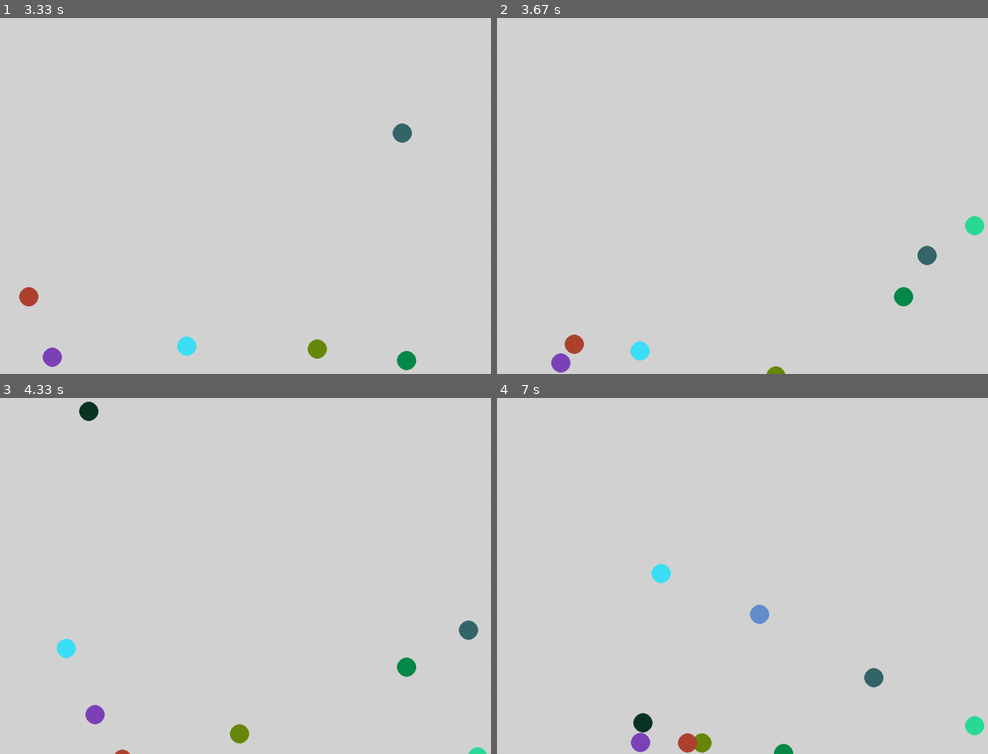
Above: before the commit, frames 1-4 (two rows, left to right).
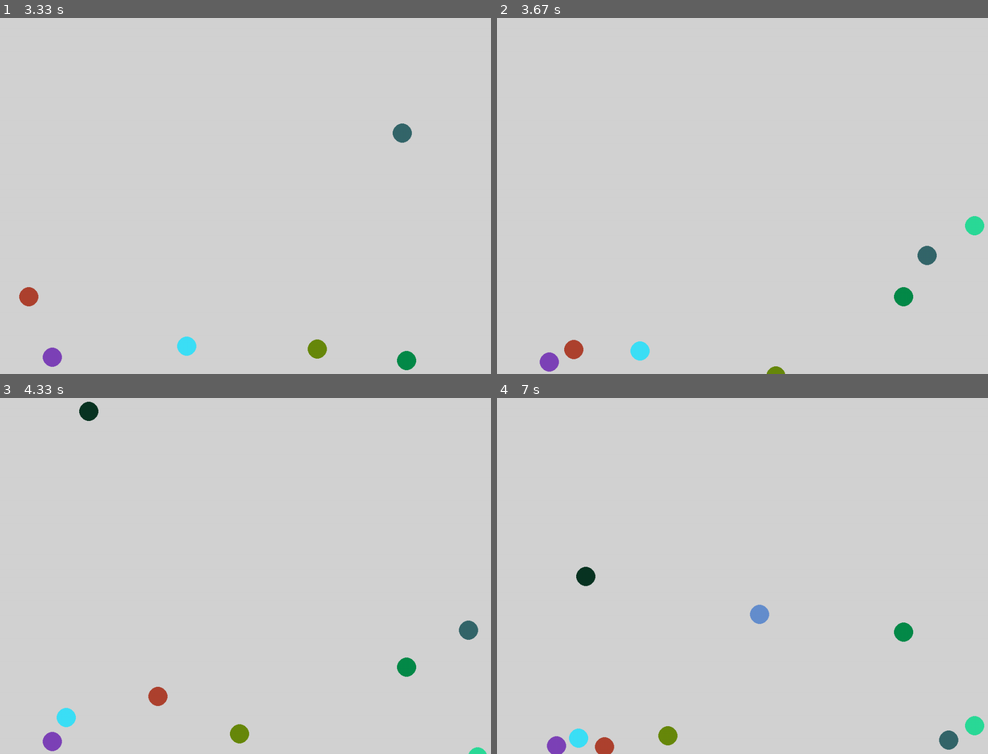
Above: after the commit, the same moments.

Repository: sydneyweidman/pygametest
Game: pygame game, started from sprtest.py
The game is run twice, just before and just after one commit, with the same random seed, the same clock (stepped at 60 frames per second) and the same inputs. The source is Python 2; it was converted automatically to run under Python 3.
Inputs (mouse positions are in pixels of both pictures, inside the frame that each line leads up to):
- Up to frame 1 (3.33 s): press the mouse at (93, 352) at 0.37 s; move the mouse to (162, 220) at 0.47 s; release the mouse at (225, 89) at 0.6 s; press the mouse at (368, 309) at 0.7 s; move the mouse to (220, 302) at 0.8 s; release the mouse at (73, 295) at 0.93 s; press the mouse at (392, 228) at 1.03 s; move the mouse to (412, 256) at 1.13 s; release the mouse at (432, 285) at 1.27 s; press the mouse at (427, 352) at 1.37 s; move the mouse to (279, 327) at 1.47 s; release the mouse at (137, 302) at 1.6 s; press the mouse at (397, 341) at 1.7 s; move the mouse to (274, 210) at 1.8 s; release the mouse at (152, 78) at 1.93 s; tap A at 2, 2.67 s; press the mouse at (127, 309) at 2.37 s; move the mouse to (93, 263) at 2.47 s; release the mouse at (63, 220) at 2.6 s; press the mouse at (407, 370) at 3.03 s; move the mouse to (309, 224) at 3.13 s; release the mouse at (216, 78) at 3.27 s
- Up to frame 2 (3.67 s): tap A at 3.33 s
- Up to frame 3 (4.33 s): press the mouse at (274, 753) at 3.7 s; move the mouse to (274, 608) at 3.8 s; release the mouse at (274, 465) at 3.93 s; tap A at 4 s
- Up to frame 4 (7 s): press the mouse at (732, 732) at 4.37 s; move the mouse to (825, 629) at 4.47 s; release the mouse at (914, 526) at 4.6 s; press the mouse at (732, 732) at 4.7 s; move the mouse to (767, 632) at 4.8 s; release the mouse at (801, 536) at 4.93 s; tap A at 5 s; press the mouse at (693, 743) at 5.37 s; move the mouse to (747, 647) at 5.47 s; release the mouse at (801, 554) at 5.6 s; press the mouse at (629, 732) at 5.7 s; move the mouse to (619, 650) at 5.8 s; release the mouse at (605, 568) at 5.93 s; press the mouse at (629, 732) at 6.03 s; move the mouse to (634, 640) at 6.13 s; release the mouse at (634, 543) at 6.27 s; press the mouse at (683, 736) at 6.37 s; move the mouse to (762, 622) at 6.47 s; release the mouse at (840, 504) at 6.6 s; press the mouse at (683, 736) at 6.7 s; move the mouse to (737, 636) at 6.8 s; release the mouse at (796, 533) at 6.93 s

Frame 1 is identical in both runs. In frame 2, 0.4% of the frame differs, in the area x 8-18%, y 88-100%; in frame 3, 0.9%; in frame 4, 2.3%, in the area x 10-94%, y 46-100%.

Commit message:
Added some event handlers

Diff:
--- a/game.py
+++ b/game.py
@@ -1,123 +1,154 @@
 import optparse
-import random
 import sys
-
 import pygame
-from pygame import Rect
-from pygame.locals import QUIT, KEYDOWN, MOUSEBUTTONDOWN, K_n, K_q, K_s
-
-import mapdata
+from pygame.locals import QUIT, KEYDOWN, MOUSEBUTTONDOWN
+from pygame.locals import K_n, K_q, K_s, K_p
+from mapdata import HOME, stars, BLUE, GREEN
 
 parser = optparse.OptionParser()
-parser.add_option('-n', '--name', default=[], action='append')
-parser.add_option('-c', '--color', default=[], action='append')
 
-class Player(object):
+WINDOW = pygame.Rect(0, 0, 690, 710)
 
-    def __init__(self, screen, name, color):
-        """Create a player
+class Slot(pygame.Rect):
 
-        Arguments:
-        - `name`: The player's name'
-        - `color`: The player's color'
-        """
-        self.screen = screen
-        self.name = name
-        self.color = color
-        self.pegs = []
-        for p in mapdata.HOME[color]:
-            self.pegs.append(GamePeg(color, p))
-
-    def nextpeg(self):
-        for p in self.pegs:
-            yield p
-
-    def roll(self):
-        """Roll the die
-        """
-        return random.randint(1,6)
-
-    def move(self, peg, value):
-        peg.move(value)
+    def __init__(self, stype, top, left, width=40, height=40, nextslot=None, prevslot=None, ctrslot=None, token=None):
+        super(Slot, self).__init__((top, left, width, height))
+        self.stype = stype
+        self.nextslot = nextslot
+        self.prevslot = prevslot
+        self.ctrslot = ctrslot
+        self.token = token
 
 class GameBoard(object):
     """A game board
     """
-    bubble = Rect(290,200,100,100)
 
-    max_players = 4
-
-    def __init__(self, mode=(640,480)):
+    def __init__(self, mode=(690,710)):
         """Create and initialize the game board
         """
         self.screen = pygame.display.set_mode(mode)
-        self.background = pygame.image.load('images/bgnd.bmp').convert()
-        self.started = False
-        self.players = []
-        self.player_count = 0
-        self.whose_turn = 0
-        self.colors_in_use = []
-        self.number_rolled = None
+        self.background = pygame.image.load('images/board.png').convert()
+        self.slots = []
+        self.tokens = {}
+        self._setup_slots()
+        self._setup_tokens()
+        self.current_color = BLUE
+        self.active_token = self.tokens[self.current_color].sprites()[0]
+        self.active_token.selected = True
+        self.current_slot = self.slots[0]
 
-    def take_turn(self):
-        """Process a player's turn
-        """
-        if not self.started:
-            self.started = True
-        self.whose_turn += 1
-        if self.whose_turn >= self.player_count:
-            self.whose_turn = 0
-        player = self.players[self.whose_turn]
-        self.number_rolled = player.roll()
-        return self.number_rolled
+    def _setup_slots(self):
+        for s in stars:
+            if s != 'center':
+                self.slots.append(Slot('ring', *stars[s][0]))
+            else:
+                self.slots.append(Slot('center', *stars['center'][0]))
+        for idx, slot in enumerate(self.slots):
+            slot.nextslot = self.slots[(idx + 1) % 8]
+            slot.prevslot = self.slots[(idx - 1) % 8]
 
-    def add_player(self, name, color):
-        """Add a player to the game
+    def _setup_tokens(self):
+        # set up tokens
+        for color in HOME:
+            self.tokens[color] = pygame.sprite.Group()
+            for tokenpos in HOME[color]:
+                token = Token(self.screen, color, tokenpos)
+                self.tokens[color].add(token)
 
-        Arguments:
-        - `name`: Player's name'
-        - `color`: One of mapdata.RED, mapdata.BLUE, mapdata.GREEN, mapdata.YELLOW
-        """
-        # Check that name and color are unique
-        for p in self.players:
-            if name == p.name:
-                raise ValueError("The name %s is already in use" % (name,))
-            if color == p.color:
-                raise ValueError("The color %s is already taken by %s" % (mapdata.COLOR_NAME[color], p.name))
-        if len(self.players) >= self.max_players:
-            raise ValueError("No more than %s players can join" % self.max_players)
-        player = Player(self.screen, name, color)
-        self.players.append(player)
-        self.player_count += 1
-        return player
+    def onKeyDown(self, event):
+        """Handle keyboard events"""
+        if event.key == K_s:
+            print "Starting game"
+            return
+        if event.key == K_n:
+            if self.current_slot.nextslot.token:
+                print "That space is occupied"
+                return
+            self.current_slot = self.current_slot.nextslot
+            self.screen.blit(self.background, (0,0))
+            self.active_token.move((self.current_slot.x, self.current_slot.y))
+            self.active_token.draw()
+            return
+        if event.key == K_p:
+            if self.current_slot.prevslot.token:
+                print "That space is occupied"
+                return
+            self.current_slot = self.current_slot.prevslot
+            self.screen.blit(self.background, (0,0))
+            self.active_token.move((self.current_slot.x, self.current_slot.y))
+            self.active_token.draw()
+            return
+        if event.key == K_q:
+            self.onQuit(event)
 
-class GamePeg(pygame.sprite.Sprite):
-    """A peg in the board. There can be 0 - 4 in play at any given time.
+    def onMouseButtonDown(self, event):
+        """Handle mouse events"""
+        print "Click: %s" % (event.pos,)
+        # if a token has been selected previously, move it to the destination of the click
+        # as long as the spot is not occupied
+        if self.active_token:
+            if self.active_token.selected:
+                self.active_token.selected = False
+            for slot in self.slots:
+                print "Slot %s" % slot
+                if slot.collidepoint(event.pos):
+                    print "Hit slot"
+                    if slot.token:
+                        print "That space is occupied"
+                        return
+                    self.active_token.move((slot.x, slot.y))
+                    slot.token = self.active_token
+                    self.active_token.selected = False
+                    self.active_token = None
+                    break
+        else:
+            for color in HOME:
+                for token in self.tokens[color]:
+                    if token.rect.collidepoint(event.pos):
+                        print "hit"
+                        self.active_token = token
+                        token.selected = True
+        return
+
+    def onQuit(self, event):
+        sys.exit()
+
+class Token(pygame.sprite.Sprite):
+    """A peg in the board. 3 Tokens are placed on the board at the beginning of the game.
     """
-    radius = 10
+    radius = 20
 
-    def __init__(self, color, pos):
+    def __init__(self, screen, color, pos):
         """
         """
         pygame.sprite.Sprite.__init__(self)
-        self.image = pygame.Surface((24,24))
+        self.image = pygame.Surface((40, 40))
+        self.screen = screen
         self.pos = pos
         self.color = color
-        self.image.fill(self.color)
-        self.rect = pygame.draw.circle(self.image, self.color, self.pos, self.radius, 0)
+        self.selected = False
+        self.rect = pygame.draw.circle(self.screen, self.color, self.pos, self.radius, 0)
+        self.image.fill((255,255,255,255))
 
-    def draw(self, screen):
-        screen.blit(self.image,(0,0))
-        self.rect = pygame.draw.circle(screen, self.color, self.pos, self.radius, 0)
+    def _draw(self):
+        self.rect = pygame.draw.circle(self.screen, self.color, self.pos, self.radius, 0)
+        if self.selected:
+            self.image.fill((0, 0, 0, 0))
+        else:
+            self.image.fill((255, 255, 255, 255))
 
-    def update(self, screen):
-        screen.blit(self.image, (0,0))
-        self.rect = pygame.draw.circle(self.image, self.color, self.pos, self.radius, 0)
+    def draw(self):
+        self._draw()
 
-    def move(self, newpos):
+    def update(self):
+        self._draw()
+
+    def move(self, to_slot):
         """Move the peg to a new position.
         """
-        self.pos = newpos
+        self.pos = to_slot
+        self.rect = to_slot
+
 
 def main(*args, **kwargs):
     """Start the main loop
@@ -129,56 +160,22 @@
     print kwargs
     pygame.init()
     game = GameBoard()
+    active_token = None
     screen = game.screen
     screen.blit(game.background, (0,0))
-    if 'name' in kwargs:
-        for idx, n in enumerate(kwargs['name']):
-            color = mapdata.COLOR_VALUE[kwargs['color'][idx]]
-            game.add_player(n,color)
-    pegpos = 0
-    pegobj = GamePeg(color, mapdata.HOME[color][0])
-    allpegs = pygame.sprite.Group(pegobj)
-    for p in game.players:
-        for pg in p.pegs:
-            allpegs.add(pg)
+    slot = game.slots[0]
     while 1:
         for event in pygame.event.get():
-            if event.type == KEYDOWN and event.key == K_s:
-                print "Starting game"
-                for player in game.players:
-                    print "%s is %s" % (player.name, mapdata.COLOR_NAME[player.color],)
-                print "It is %s's turn" % (game.players[game.whose_turn].name,)
-                print "Click the bubble to start your turn"
-                continue
-            if event.type == KEYDOWN and event.key == K_n:
-                screen.blit(game.background, (0,0))
-                try:
-                    peg = mapdata.COURSE[color][pegpos]
-                except IndexError:
-                    pegpos = 0
-                    peg = mapdata.COURSE[color][pegpos]
-                print peg
-                pegobj.move(peg)
-                pegpos += 1
-                continue
+            if event.type == KEYDOWN:
+                game.onKeyDown(event)
             if event.type == MOUSEBUTTONDOWN:
-                print event.pos
-                if game.bubble.collidepoint(event.pos):
-                    roll = game.take_turn()
-                    player = game.players[game.whose_turn]
-                    print "%s rolled %s" % (player.name, roll,)
-                    if roll == 6:
-                        p = player.nextpeg().next()
-                        p.move(mapdata.COURSE[player.color][0])
-                        print "Click again, %s" % (player.name,)
-                    else:
-                        pass
-                continue
-            if event.type == QUIT or (event.type == KEYDOWN and event.key == K_q):
-                sys.exit()
-        allpegs.clear(game.screen, game.background)
-        allpegs.draw(game.screen)
-        allpegs.update(game.screen)
+                game.onMouseButtonDown(event)
+            if event.type == QUIT:
+                game.onQuit(event)
+        for color in HOME:
+            game.tokens[color].clear(game.screen, game.background)
+            game.tokens[color].draw(game.screen)
+            game.tokens[color].update()
         pygame.display.update()
         pygame.time.delay(100)
 
--- a/mapdata.py
+++ b/mapdata.py
@@ -1,104 +1,54 @@
 import pygame
 from pygame.locals import *
 
-RED = pygame.color.THECOLORS['red']
 GREEN = pygame.color.THECOLORS['green']
 BLUE = pygame.color.THECOLORS['blue']
-YELLOW = pygame.color.THECOLORS['yellow']
 
 COLOR_NAME = {
-    RED:  'red',
     GREEN: 'green',
     BLUE:  'blue',
-    YELLOW: 'yellow',
 }
 
 COLOR_VALUE = {
-    'red':   RED,
     'green': GREEN,
     'blue':  BLUE,
-    'yellow':YELLOW,
 }
 
-HOME = {
-    BLUE: ((116, 108),
-           (134, 78),
-           (159, 51),
-           (192, 31),),
-    GREEN: ((473, 34),
-            (502, 57),
-            (527, 81),
-            (544, 113),),
-    YELLOW:((541, 389),
-            (522, 420),
-            (496, 445),
-            (465, 464),),
-    RED:   ((192, 464),
-            (160, 442),
-            (134, 418),
-            (117, 387),),
+stars = {
+    'center':((345, 355), ((20, 217),
+                           (213, 19),
+                           (483, 22),
+                           (666, 217),
+                           (666, 493),
+                           (474, 684),
+                           (205, 681),
+                           (18, 491),)),
+    'one':   ( (20, 217), ( (18, 491), (213,  19),  (345, 355),) ),
+    'two':   ( (213, 19), ( (20, 217), (483,  22),  (345, 355),) ),
+    'three': ( (483, 22), ( (213, 19), (666, 217),  (345, 355),) ),
+    'four':  ( (666, 217),( (483, 22), (666, 493),  (345, 355),) ),
+    'five':  ( (666, 493),( (666, 217),(474, 684),  (345, 355),) ),
+    'six':   ( (474, 684),( (666, 493),(205, 681),  (345, 355),) ),
+    'seven': ( (205, 681),( (474, 684),( 18, 491),  (345, 355),) ),
+    'eight': ( ( 18, 491),( (205, 681),( 20, 217),  (345, 355),) ),
 }
 
-FINISH = {
-    BLUE:  ((189, 108),
-            (217, 135),
-            (243, 159),
-            (271, 185),),
-    GREEN: ((473, 110),
-            (446, 138),
-            (420, 163),
-            (395, 189),),
-    YELLOW:((472, 390),
-            (444, 366),
-            (422, 342),
-            (393, 316),),
-    RED:   ((190, 390),
-            (217, 364),
-            (242, 340),
-            (267, 316),),
+ring = 'one two three four five six seven eight'.split()
+
+ring_pos =[(20, 217),
+          (213, 19),
+          (483, 22),
+          (666, 217),
+          (666, 493),
+          (474, 684),
+          (205, 681),
+          ( 18, 491),]
+
+HOME = {
+    BLUE: ((35, 40),
+           (35, 100),
+           (35, 160),),
+    GREEN: ((660, 40),
+            (660, 100),
+            (660, 160),),
 }
-
-PATH = (
-    (191, 71),
-    (235, 45),
-    (281, 38),
-    (334, 41),
-    (382, 41),
-    (427, 51),
-    (472, 74),
-    (507, 115),
-    (533, 158),
-    (543, 200),
-    (537, 254),
-    (539, 300),
-    (524, 344),
-    (502, 390),
-    (466, 427),
-    (423, 448),
-    (378, 458),
-    (327, 457),
-    (282, 456),
-    (231, 447),
-    (191, 426),
-    (155, 387),
-    (132, 344),
-    (121, 297),
-    (122, 250),
-    (122, 198),
-    (130, 151),
-    (153, 109),
-)
-
-COURSE = {
-    BLUE:    PATH[0:28] + FINISH[BLUE],
-    GREEN:   PATH[7:28] + PATH[0:7] + FINISH[GREEN],
-    YELLOW:  PATH[14:28] + PATH[0:14] + FINISH[YELLOW],
-    RED:     PATH[21:28] + PATH[0:21] + FINISH[RED],
-}
-
-SLOT = {
-    BLUE:    HOME[BLUE] + COURSE[BLUE],
-    GREEN:   HOME[GREEN] + COURSE[GREEN],
-    YELLOW:  HOME[YELLOW] + COURSE[YELLOW],
-    RED:     HOME[RED] + COURSE[RED],
-}
--- a/sprtest.py
+++ b/sprtest.py
@@ -155,7 +155,9 @@
             for sp in array:
                 if not sp is selected_particle:
                     for p in array:
-                        if p.rect.colliderect(sp) and not p is sp:
+                        if p is sp:
+                            continue
+                        if math.hypot(p.x - sp.x, p.y - sp.y) <= p.diameter:
                             (p.speed, sp.speed,) = (sp.speed, p.speed,)
                             tangent = math.atan2(p.x - sp.x, p.y - sp.y)
                             p.direction = 2*tangent - p.direction
--- /dev/null
+++ b/stars.py
@@ -0,0 +1,52 @@
+class Node(object):
+
+    def __init__(self, pos, token=None):
+        self.pos = pos
+        self.token = token
+
+class RingNode(Node):
+
+    def __init__(self, pos, token=None, left = None, right = None, center = None):
+        super(RingNode, self).__init__(pos, token)
+        self.left = left
+        self.right = right
+        self.center = center
+
+class CenterNode(Node):
+
+    def __init__(self, pos, token=None, ring=None):
+        super(Node, self).__init__(pos, token)
+        self.ring = ring
+
+class Token(object):
+
+    def __init__(self, player):
+        self.player = player
+
+class Board(object):
+
+    def __init__(self, nodes = []):
+        self.nodes = nodes
+
+    def add_node(self, node):
+        self.nodes.append(node)
+
+if __name__ == '__main__':
+
+    board = Board()
+    for i in range(9):
+        n = Node()
+        n.id = i
+        board.add_node(n)
+    for node in board.nodes:
+        print node.id
+    print board.nodes
+    for i in range(1,9):
+        n = board.nodes[i]
+        n.add_neighbor(board.nodes[0])
+        if i == 1:
+            n.add_neighbor(board.nodes[8])
+        else:
+            n.add_neighbor(board.nodes[i-1])
+        board.nodes[0].add_neighbor(board.nodes[i])
+    print board.nodes[0].neighbors
Empty file added: __init__.py
Binary file added: images/board.png
Not shown, added: images/board.svg
